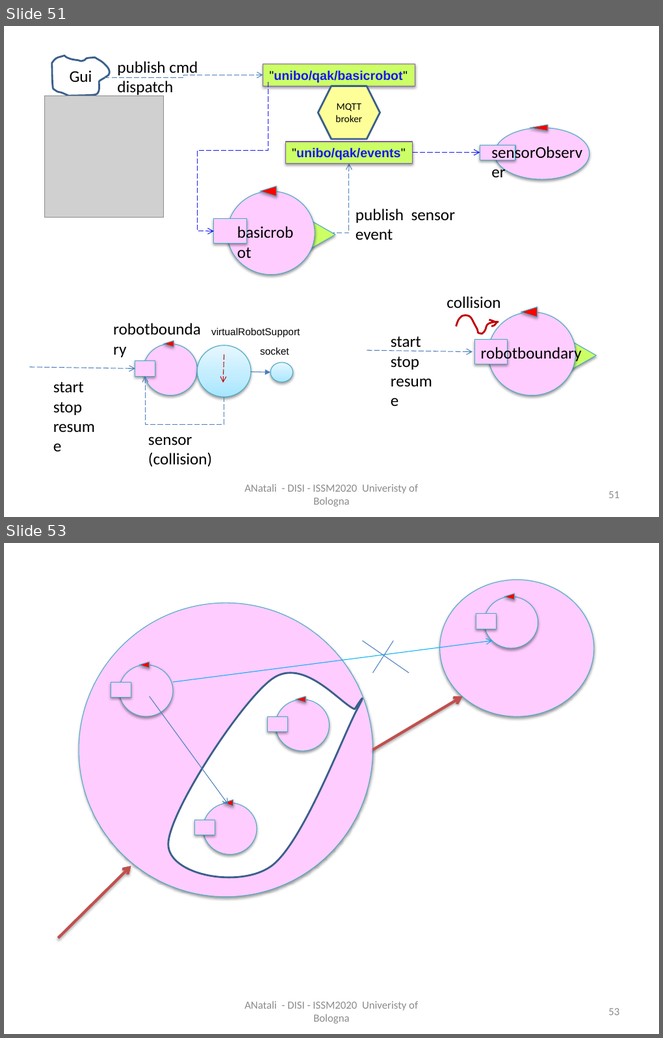
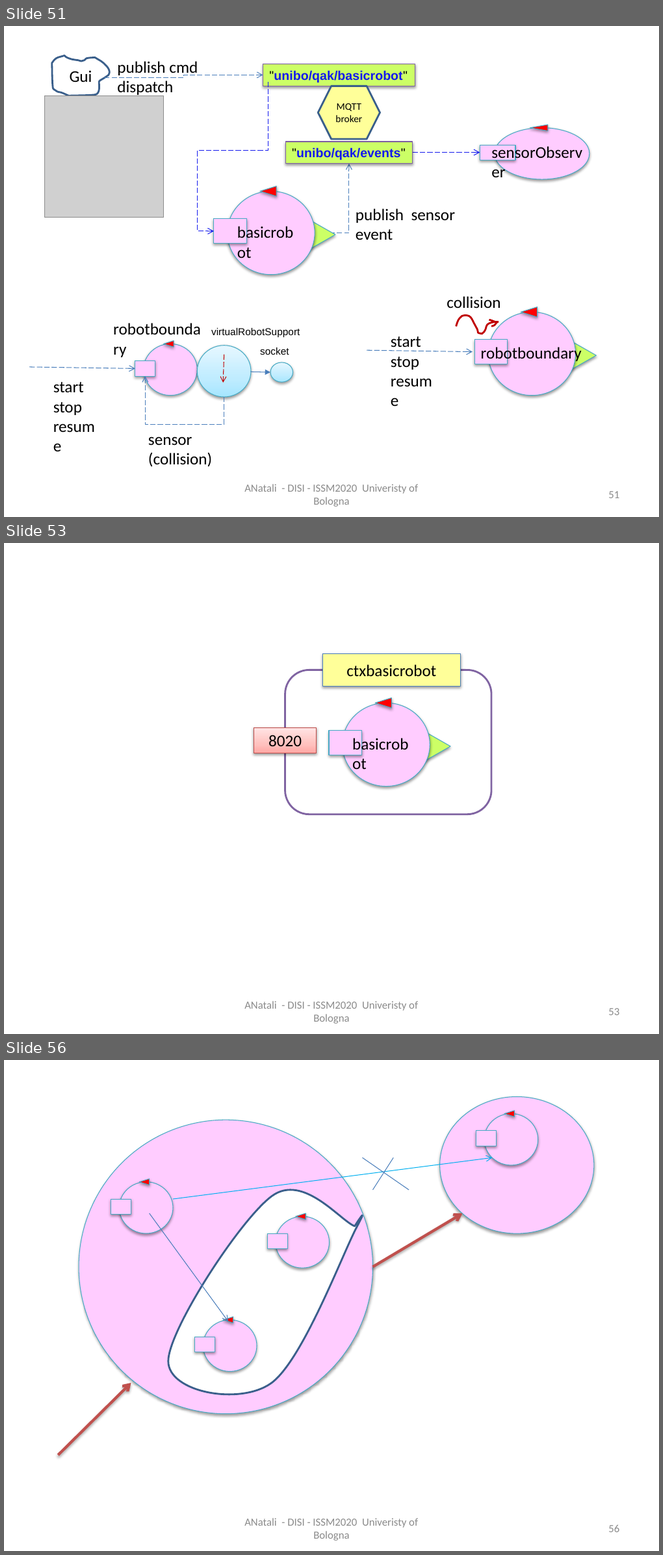
Before and after one commit to anatali/iss2020LabBo, a slide deck: it.unibo.issLabStart/userDocs/ISSM2020.pptx. Shown one above the other, each under a label of ours: slides 51 and 53 before the commit, slides 51, 53 and 56 after it; the slides between them are not shown. The pictures are 663x1038 and 663x1555 pixels, drawn with LibreOffice and Linux fonts; fonts in the diff are those of the drawing; grey boxes stand for pictures. Boxes give left, top, right and bottom in pixels: in the first picture for what was removed or moved away, otherwise in the second. Text is boxed around its words. In the diff, an @@ line names an element or a change of style, - is before the commit and + after.

Commit message:
basicrobot qak

```diff
--- a/it.unibo.issLabStart/userDocs/ISSM2020.pptx
+++ b/it.unibo.issLabStart/userDocs/ISSM2020.pptx
@@ slide 53 added at [4,543,659,1034], background #FFFFFF @@
@@ rectangle added at [323,653,461,687], fill #FFFF99, outline #4B7EBC 0.75 pt, 18 pt, text #000000 @@
+ctxbasicrobot
@@ rounded rectangle added at [285,670,492,814], fill #FFFFFF, outline #8064A2 2 pt @@
@@ rectangle added at [254,728,316,754], fill gradient #FFA6A5 to #FFC0BF to #FFE7E7, outline #BF4C48 0.75 pt, 18 pt, text #000000 @@
+8020
@@ group added at [329,698,451,786]: 2 triangles, 1 ellipse, 1 rectangle, 1 text @@
+basicrobot
@@ text added at [244,1001,418,1024], 12 pt, text #8C8C8C @@
+ANatali - DISI - ISSM2020 Univeristy of Bologna
@@ page number added at [608,1008,620,1016], 12 pt, text #8C8C8C @@
+53
@@ what was slide 53 is now slide 56 @@
@@ page number at [608,1525,620,1533]: text changed @@
-53
+56
```
Also in this commit, not shown: 1 slide changed, 2 other slides added, 16 other files.
